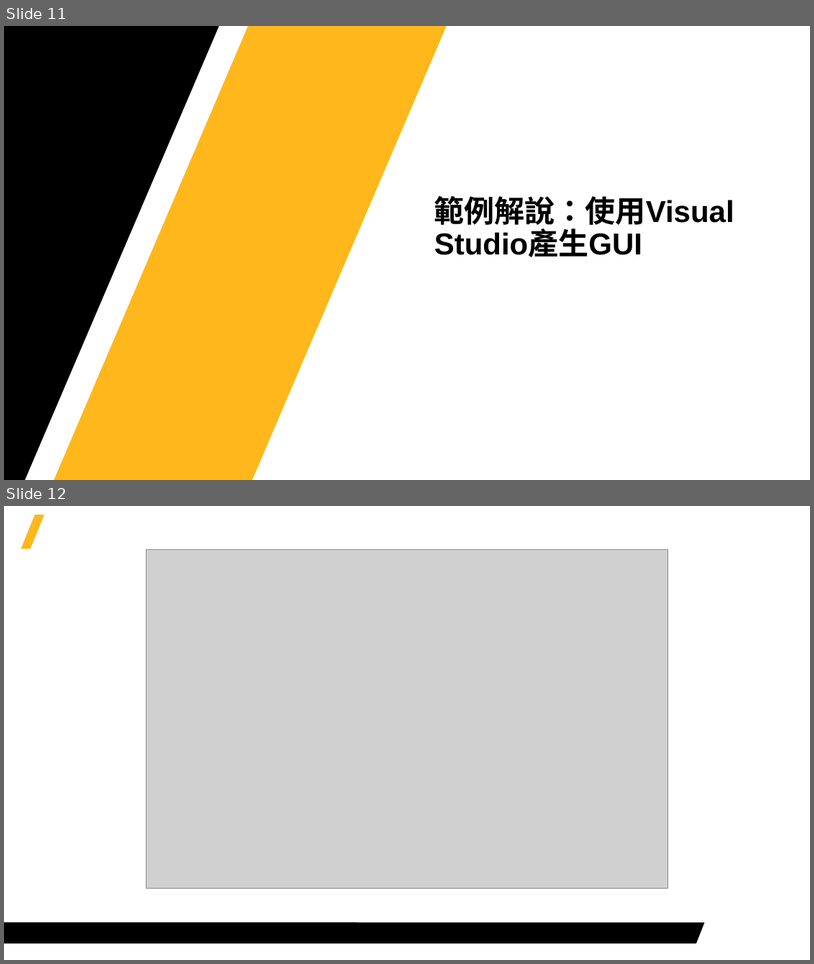
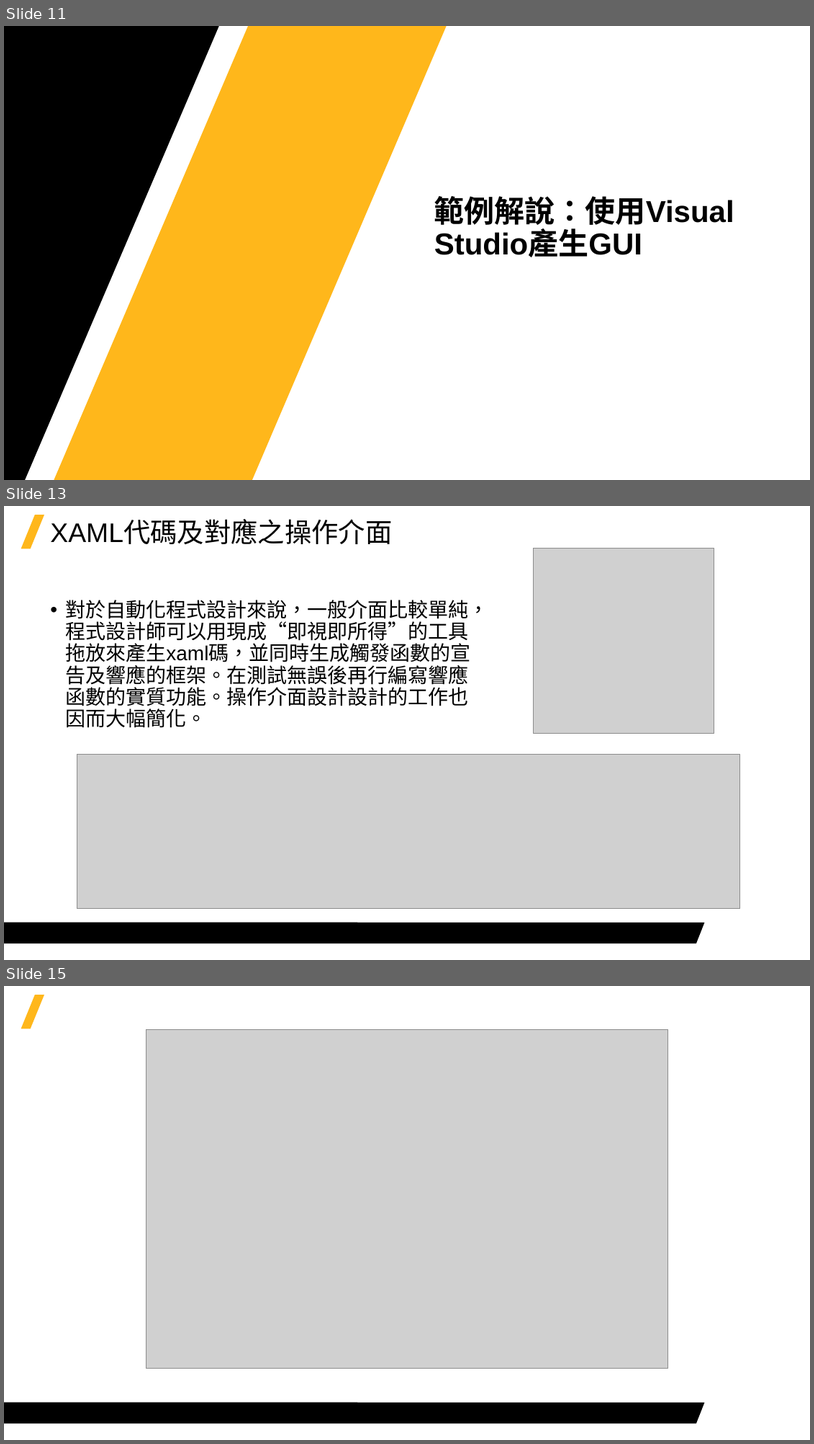
Before and after one commit to Jerrick-cheng/AEDT-Automation-Camp, a slide deck: 上課教材/Week5.pptx. Shown one above the other, each under a label of ours: slides 11 and 12 before the commit, slides 11, 13 and 15 after it; the slides between them are not shown. The pictures are 814x964 and 814x1444 pixels, drawn with LibreOffice and Linux fonts; fonts in the diff are those of the drawing; grey boxes stand for pictures; background and template pictures are left out. Boxes give left, top, right and bottom in pixels: in the first picture for what was removed or moved away, otherwise in the second. Text is boxed around its words. In the diff, an @@ line names an element or a change of style, - is before the commit and + after.

```diff
--- a/上課教材/Week5.pptx
+++ b/上課教材/Week5.pptx
@@ slide 13 added at (x1=4, y1=506, x2=810, y2=960), background #FFFFFF; not listed: 2 template elements that a slide beside it also shows @@
@@ title added at (x1=50, y1=520, x2=392, y2=544), 32 pt, text #000000 @@
+XAML代碼及對應之操作介面
@@ picture added at (x1=534, y1=548, x2=714, y2=733) @@
@@ text added at (x1=65, y1=600, x2=489, y2=728), 24 pt, text #000000 @@
+• 對於自動化程式設計來說，一般介面比較單純，程式設計師可以用現成“即視即所得”的工具拖放來產生xaml碼，並同時生成觸發函數的宣告及響應的框架。在測試無誤後再行編寫響應函數的實質功能。操作介面設計設計的工作也因而大幅簡化。
@@ picture added at (x1=77, y1=754, x2=741, y2=908) @@
@@ what was slide 12 is now slide 15 @@
```
Also in this commit, not shown: 2 other slides added, 1 other file.
